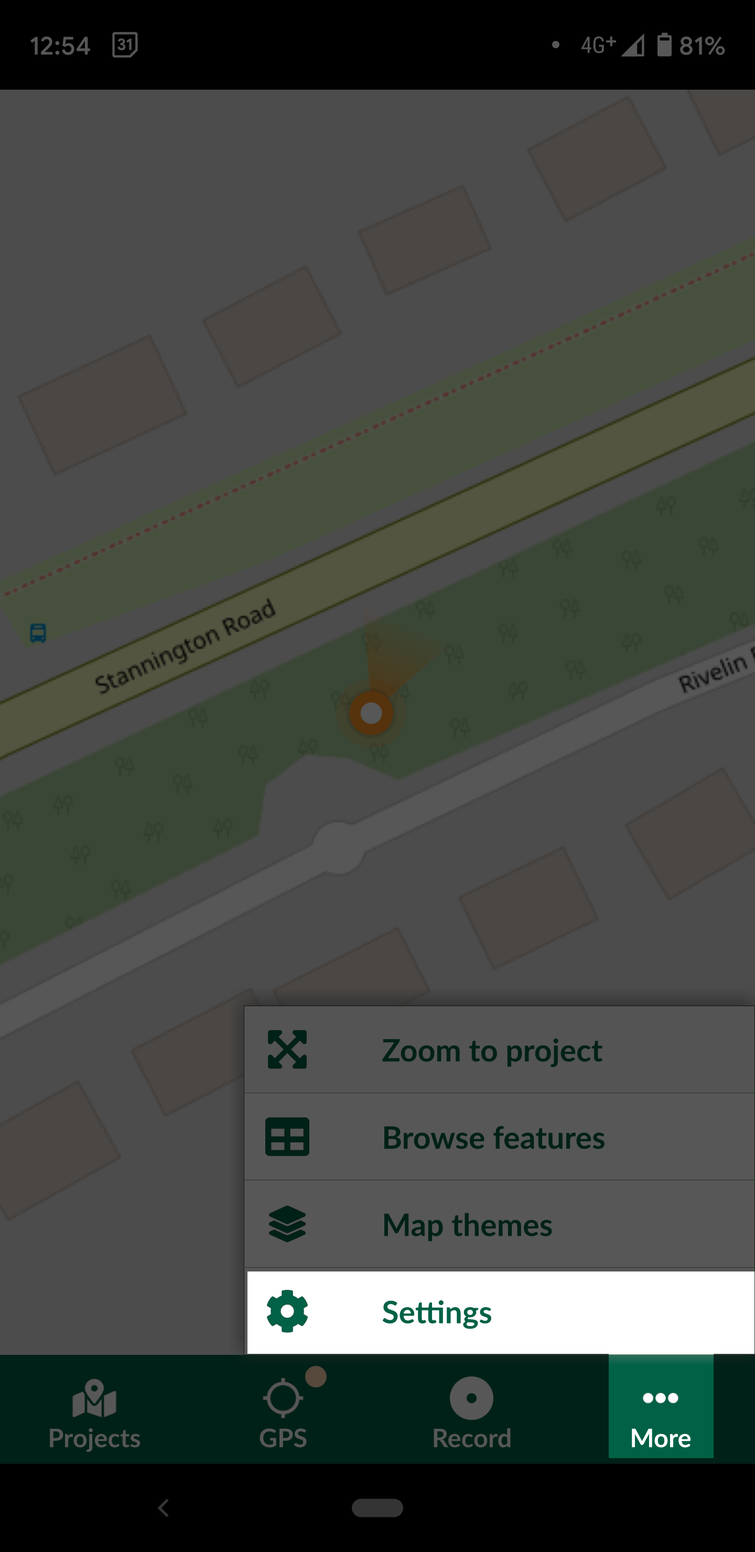
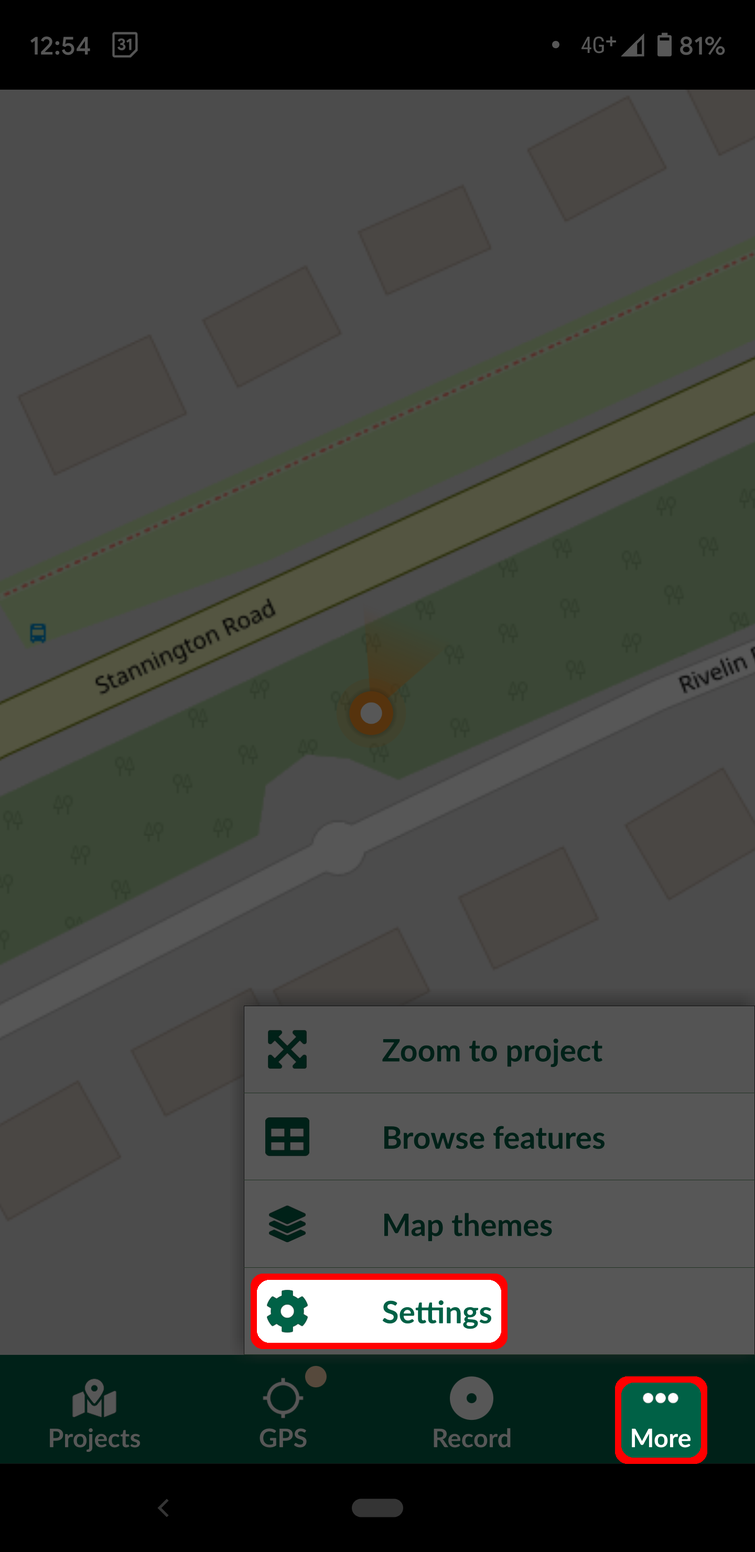
Before/after of a 755×1552 layered artwork. What changed in the layer stack:
added layer "Red" above "Black" over <box>250,1273,708,1465</box>
painted on "Black" over <box>247,1271,755,1462</box>
